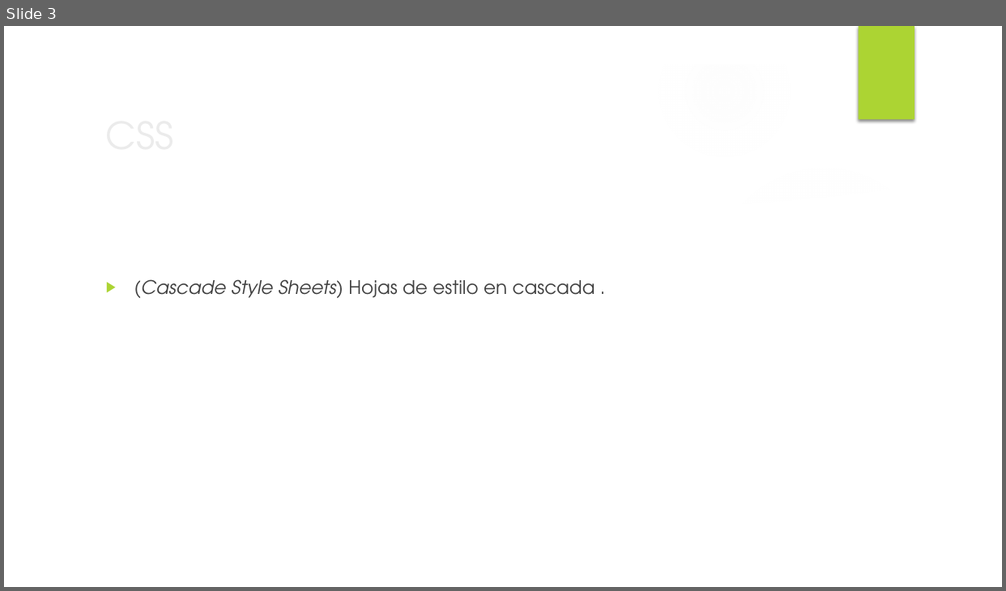
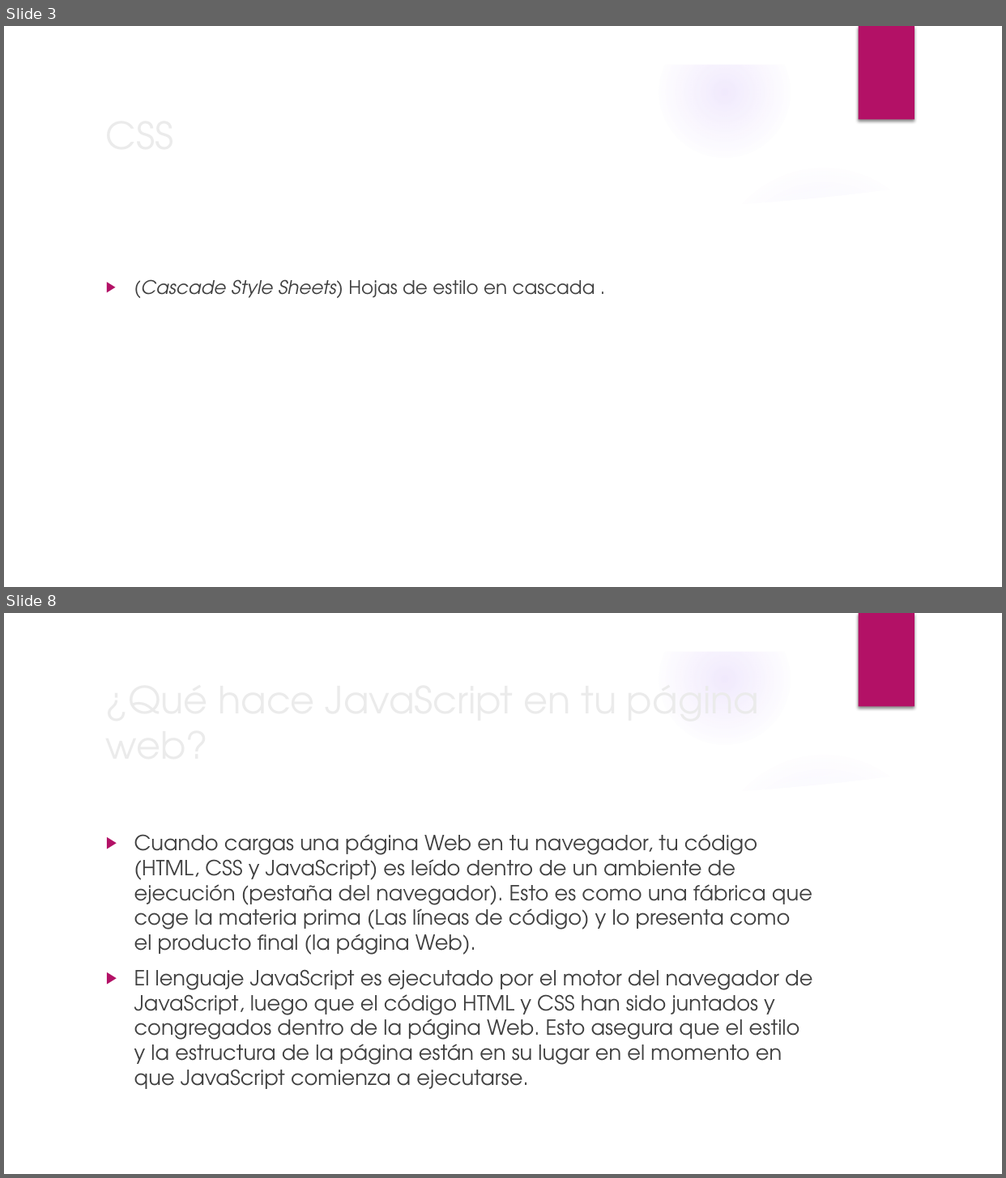
Before and after one commit to stealth14/Web-Transicion-Gradiente, a slide deck: diapositivas CSS.pptx. Shown one above the other, each under a label of ours: slide 3 before the commit, slides 3 and 8 after it; the slides between them are not shown. The pictures are 1006x591 and 1006x1178 pixels, drawn with LibreOffice and Linux fonts; fonts in the diff are those of the drawing; background and template pictures are left out. Boxes give left, top, right and bottom in pixels: in the first picture for what was removed or moved away, otherwise in the second. Text is boxed around its words. In the diff, an @@ line names an element or a change of style, - is before the commit and + after.

```diff
--- a/diapositivas CSS.pptx
+++ b/diapositivas CSS.pptx
@@ slide 8 added at (x1=4, y1=613, x2=1002, y2=1174), background picture (left out); not listed: 9 template elements that a slide beside it also shows @@
@@ text added at (x1=134, y1=834, x2=812, y2=1089), 20 pt, text #404040 @@
+▶ Cuando cargas una página Web en tu navegador, tu código (HTML, CSS y JavaScript) es leído dentro de un ambiente de ejecución (pestaña del navegador). Esto es como una fábrica que coge la materia prima (Las líneas de código) y lo presenta como el producto final (la página Web).
+▶ El lenguaje JavaScript es ejecutado por el motor del navegador de JavaScript, luego que el código HTML y CSS han sido juntados y congregados dentro de la página Web. Esto asegura que el estilo y la estructura de la página están en su lugar en el momento en que JavaScript comienza a ejecutarse.
@@ title added at (x1=336, y1=835, x2=529, y2=955), 36 pt, text #EBEBEB @@
+¿Qué hace JavaScript en tu página web?
@@ slide 3 changed as well @@
@@ fill gradient #F7F7F7 to gradient #9B6BF2 in 3 elements at (x1=4, y1=245, x2=347, y2=587), (x1=4, y1=263, x2=197, y2=456), (x1=659, y1=27, x2=790, y2=158) @@
@@ rectangle at (x1=859, y1=26, x2=914, y2=120): fill #ACD433 to #B31166 @@
@@ text "(Cascade Style Sheets) Hojas de ..." at (x1=134, y1=280, x2=595, y2=298): bullet colour #ACD433 to #B31166 @@
```
Also in this commit, not shown: 4 other slides changed, 5 other slides added, 1 slide removed.
